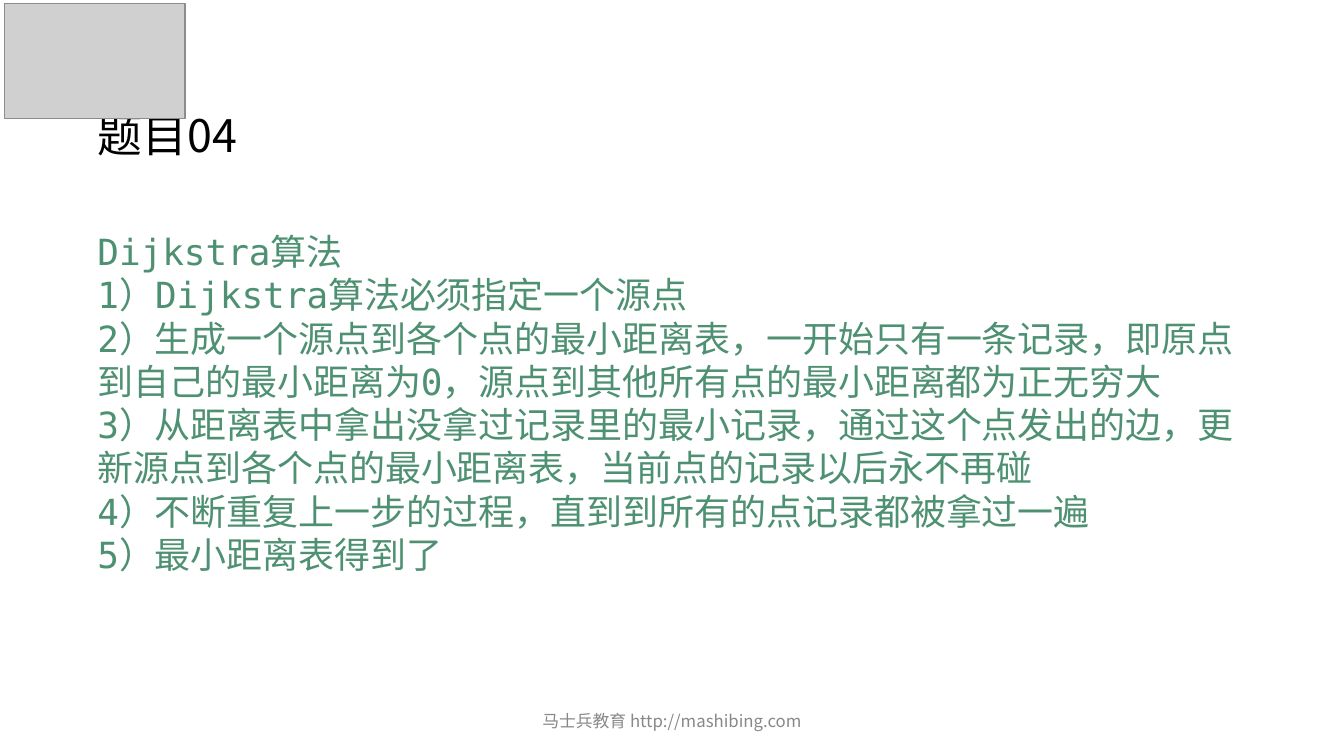
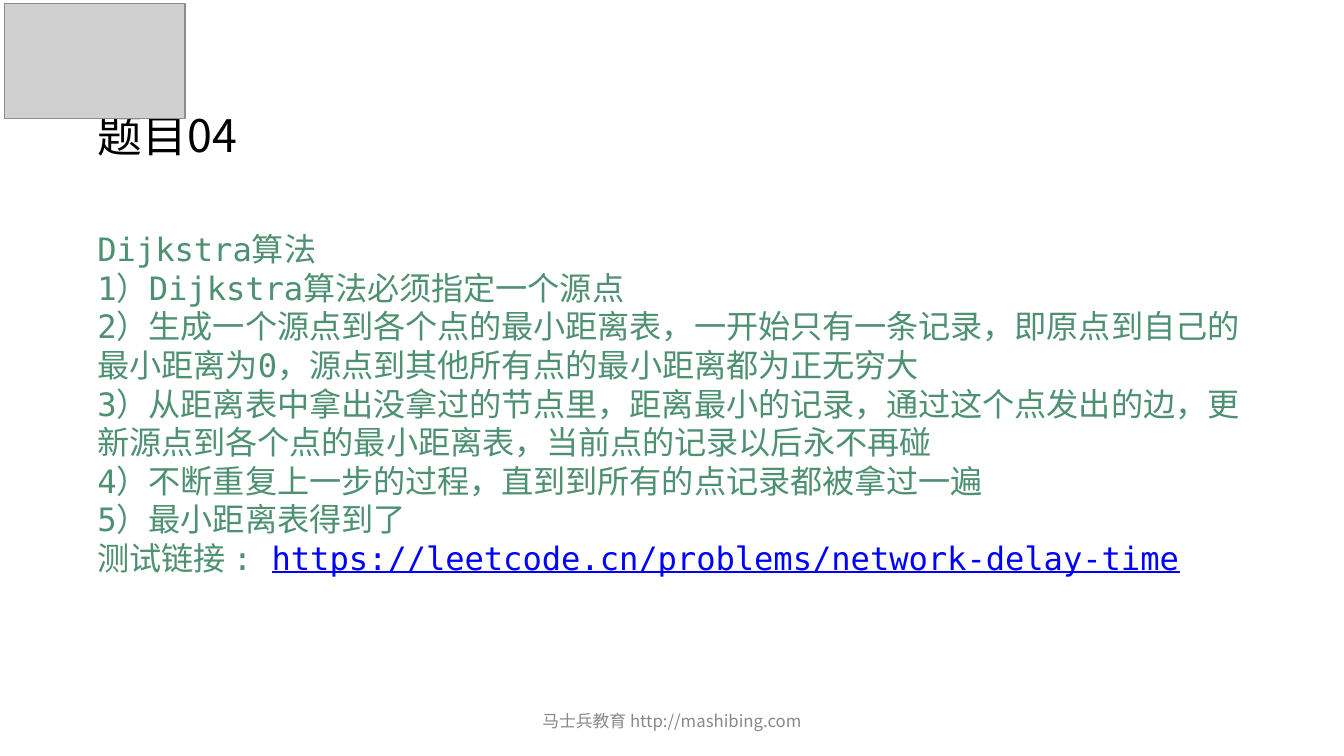
Before and after one commit to wblksheep/algorithm-zuo-msb-code, a slide deck: slide 6 of MCA算法突击课/第03期/ppt/powerpoint/第07节.pptx. Drawn at 1344x756 pixels with LibreOffice and Linux fonts; fonts in the diff are those of the drawing; grey boxes stand for pictures. Boxes give left, top, right and bottom in pixels: in the first picture for what was removed or moved away, otherwise in the second. Text is boxed around its words. In the diff, an @@ line names an element or a change of style, - is before the commit and + after.

```diff
--- a/MCA算法突击课/第03期/ppt/powerpoint/第07节.pptx
+++ b/MCA算法突击课/第03期/ppt/powerpoint/第07节.pptx
@@ text at box(97, 235, 1239, 534): size 25.8 to 23 pt in "Dijkstra算法", "1）Dijkstra算法必须指定一个源点", "2）生成一个源点到各个点的最小距离表，一开始只有一条记录，即原点到自己的最小距离为0，源点到其他所有点的最小距离都为正无 ...", "4）不断重复上一步的过程，直到到所有的点记录都被拿过一遍" and 1 more places @@
@@ text at box(97, 389, 1239, 457): text changed; size 25.8 to 23 pt @@
-3）从距离表中拿出没拿过记录里的最小记录，通过这个点发出的边，更新源点到各个点的最小距离表，当前点的记录以后永不再碰
+3）从距离表中拿出没拿过的节点里，距离最小的记录，通过这个点发出的边，更新源点到各个点的最小距离表，当前点的记录以后永不再碰
@@ text at box(97, 543, 1179, 577): paragraph added @@
+测试链接 : https://leetcode.cn/problems/network-delay-time
```
Also in this commit, not shown: 5 other slides changed, 3 other files.
